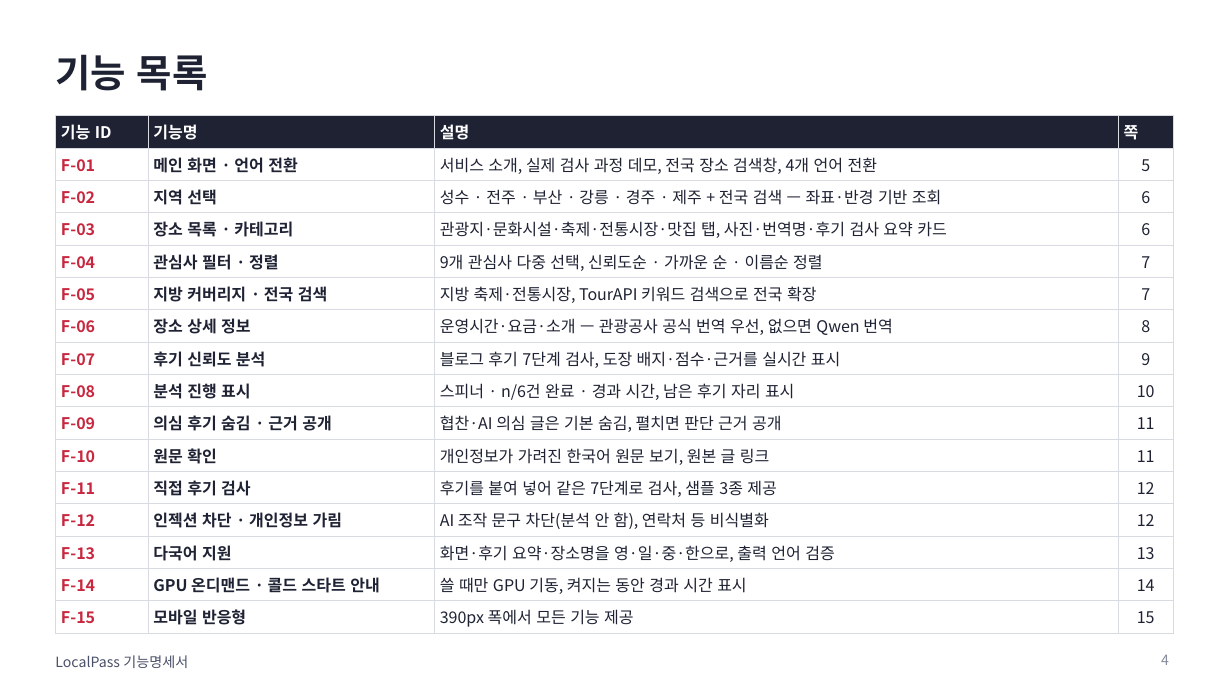
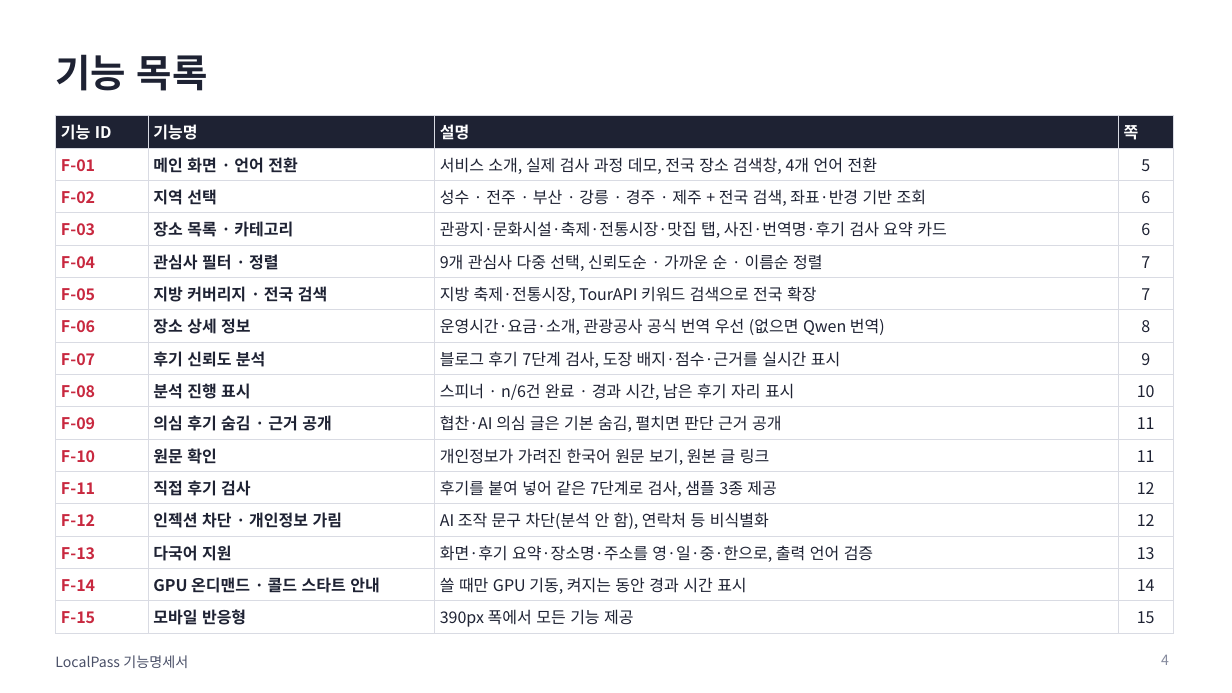
Before and after one commit to 55wind/localpass, a slide deck: slide 4 of docs/LocalPass_기능명세서.pptx. Drawn at 1232x693 pixels with LibreOffice and Linux fonts; fonts in the diff are those of the drawing. Boxes give left, top, right and bottom in pixels: in the first picture for what was removed or moved away, otherwise in the second. Text is boxed around its words. In the diff, an @@ line names an element or a change of style, - is before the commit and + after.

```diff
--- a/docs/LocalPass_기능명세서.pptx
+++ b/docs/LocalPass_기능명세서.pptx
@@ table at box(55, 116, 1174, 631) @@
-row 3, column 3: 성수 · 전주 · 부산 · 강릉 · 경주 · 제주 + 전국 검색 — 좌표·반경 기반 조회
+row 3, column 3: 성수 · 전주 · 부산 · 강릉 · 경주 · 제주 + 전국 검색, 좌표·반경 기반 조회
-row 7, column 3: 운영시간·요금·소개 — 관광공사 공식 번역 우선, 없으면 Qwen 번역
+row 7, column 3: 운영시간·요금·소개, 관광공사 공식 번역 우선 (없으면 Qwen 번역)
-row 14, column 3: 화면·후기 요약·장소명을 영·일·중·한으로, 출력 언어 검증
+row 14, column 3: 화면·후기 요약·장소명·주소를 영·일·중·한으로, 출력 언어 검증
```
Also in this commit, not shown: 12 other slides changed, 6 other files.
